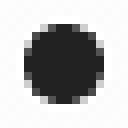
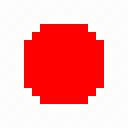
Comparing the layer stacks of the two w=128, h=128 images. Changes:
painted on "icon.png" over [left=24, top=24, right=104, bottom=104]
